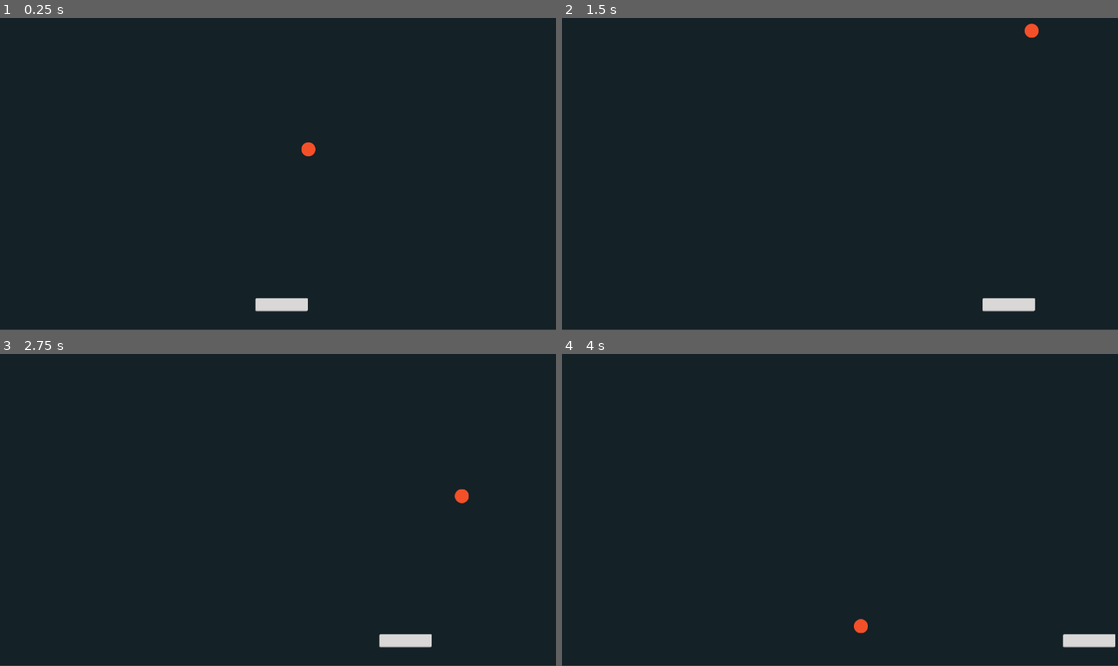
Above: before the commit, frames 1-4 (two rows, left to right).
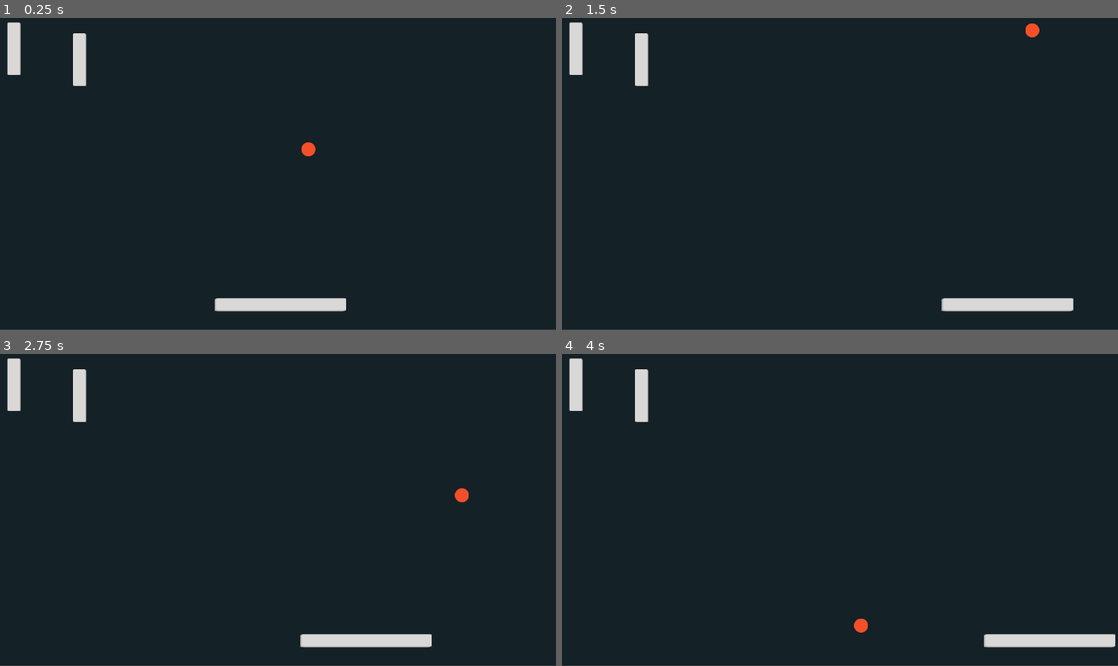
Above: after the commit, the same moments.

Repository: tildesarecool/Godot-breakout-from-scratch
Game: Godot game, scene res://Level/Level.tscn
The game is run twice, just before and just after one commit, with the same random seed, the same clock (stepped at 60 frames per second) and the same inputs.
Inputs:
- Up to frame 1 (0.25 s): no input
- Up to frame 2 (1.5 s): tap Enter (ui_accept) at 0.5, 0.77 s; hold Right (ui_right) from 0.53 s (still down)
- Up to frame 3 (2.75 s): tap Enter (ui_accept) at 1.52 s; release Right (ui_right) at 2.03 s; hold Left (ui_left) from 2.03 s (still down)
- Up to frame 4 (4 s): release Left (ui_left) at 2.78 s; hold Right (ui_right) from 2.78 s (still down); tap Enter (ui_accept) at 3.02, 3.77 s

The runs differ from the first frame. In frame 1, 1.5% of the frame differs, in the area x 1-63%, y 1-95%; in frame 2, 1.5%, in the area x 1-92%, y 1-95%; in frame 3, 1.5%; in frame 4, 1.5%.
Error after the commit: Invalid access to property or key 'BlockOneSprite' on a base object of type 'CharacterBody2D (block.gd)'. (res://Block/block.gd:7)

Commit message:
I was trying to figure out how to create blocks programatically but duplicating the first one. But I haven't figured it out yet.

Diff:
--- a/Ball/Ball.tscn
+++ b/Ball/Ball.tscn
@@ -36,7 +36,7 @@
 [sub_resource type="CircleShape2D" id="CircleShape2D_03jaa"]
 radius = 16.0
 
-[node name="Ball" type="CharacterBody2D"]
+[node name="Ball" type="CharacterBody2D" groups=["BallGroup"]]
 script = SubResource("GDScript_vi35b")
 metadata/_edit_group_ = true
 
--- /dev/null
+++ b/Block/block.gd
@@ -0,0 +1,64 @@
+extends CharacterBody2D
+
+
+func _ready():
+	#var BlockGroup =
+	add_to_group('Blocks') # self.new()
+	self.add_to_group(self.BlockOneSprite)
+	self.add_to_group(self.BlockOneCollision)
+	#var vShowGrp = get_tree().get_nodes_in_group("Blocks")
+
+	pass
+	##self.BlockOneSprite.rotation_degrees = 90
+	##var oSetRotationCol = self.get_node("BlockOneCollision")
+	## var oSetRotationSpr = self.get_node("BlockOneSprite")
+
+	## ## ## ## ## ## ## ## ## ## ## ## ## ## ## ## ## ## ## ## ##
+	## var oSetRotationSpr = self.get_node("Sprite2D2")
+	## var oSetRotationCol = self.get_node("CollisionShape2D2")
+	## oSetRotationSpr.rotation_degrees = 90
+	## oSetRotationCol.rotation_degrees = 90
+	## oSetRotationCol.position.y = 200
+	## oSetRotationCol.position.x = 650
+	## oSetRotationSpr.position.y = 200
+	## oSetRotationSpr.position.x = 650
+	## ## ## ## ## ## ## ## ## ## ## ## ## ## ## ## ## ## ## ## ##
+
+func fnDuplicate_Blocks():
+	#get_tree().call_group('BallGroup', 'stop_ball')
+	#$BallGroup.
+	#self.duplicate(self.BlockOneSprite)
+	var i = self.get_node("BlockOneSprite")
+	var x = duplicate(i)
+
+	self.add_child(x)
+	x.name = "oBlockTwo"
+	x.add_to_group("Blocks")
+	x.position.y = 200
+
+	pass
+
+
+
+
+
+
+
+
+
+
+
+
+
+
+	##get_tree().call_group('BallGroup', 'restart_ball')
+
+
+	##self.rotation_degrees = 90
+	##self.position.y = 300
+	##self.position.x = 650
+	##self.visible = false
+	## self.scale.y = 2.5 # for some reason y  makes the paddle wider. not sure why
+
+
+	## self.visible = false
--- /dev/null
+++ b/Block/block.tscn
@@ -0,0 +1,29 @@
+[gd_scene load_steps=4 format=3 uid="uid://t7re7iamyp1r"]
+
+[ext_resource type="Script" path="res://Block/block.gd" id="1_wxrj2"]
+[ext_resource type="Texture2D" uid="uid://dp5mroa4ioy6l" path="res://Assets/Paddle.png" id="2_3da8j"]
+
+[sub_resource type="RectangleShape2D" id="RectangleShape2D_ilmxq"]
+size = Vector2(31, 120)
+
+[node name="Block" type="CharacterBody2D"]
+position = Vector2(90, 76)
+script = ExtResource("1_wxrj2")
+
+[node name="BlockOneSprite" type="Sprite2D" parent="."]
+texture = ExtResource("2_3da8j")
+metadata/_edit_group_ = true
+
+[node name="Sprite2D2" type="Sprite2D" parent="."]
+position = Vector2(151, 25)
+texture = ExtResource("2_3da8j")
+metadata/_edit_group_ = true
+
+[node name="BlockOneCollision" type="CollisionShape2D" parent="."]
+shape = SubResource("RectangleShape2D_ilmxq")
+metadata/_edit_group_ = true
+
+[node name="CollisionShape2D2" type="CollisionShape2D" parent="."]
+position = Vector2(151, 25)
+shape = SubResource("RectangleShape2D_ilmxq")
+metadata/_edit_group_ = true
--- a/Level/Level.gd
+++ b/Level/Level.gd
@@ -19,12 +19,11 @@
 
 
 
-
-
 func reset_ball():
 	$Ball.position = Vector2(640,360)
 	get_tree().call_group('BallGroup', 'restart_ball')
-	$Player.position.x = 650 # pixels from left sid eof screen
+	##get_tree().call_group('Blocks', 'fnDuplicate_Blocks')
+	$Player.position.x = 650 # pixels from left side of screen
 	##$Opponent.position.x = 1280 - 35 # pixels from left sid eof screen
 
 
--- a/Level/Level.tscn
+++ b/Level/Level.tscn
@@ -1,9 +1,10 @@
-[gd_scene load_steps=8 format=3 uid="uid://c22esiae48yo6"]
+[gd_scene load_steps=9 format=3 uid="uid://c22esiae48yo6"]
 
 [ext_resource type="PackedScene" uid="uid://mnni68mmsqid" path="res://Player/Player.tscn" id="1_1bxnf"]
 [ext_resource type="Script" path="res://Level/Level.gd" id="1_e80mm"]
 [ext_resource type="PackedScene" uid="uid://cophn1yd2h8x1" path="res://Ball/ball.tscn" id="2_2do2n"]
 [ext_resource type="Script" path="res://Ball/Ball.gd" id="4_a45ec"]
+[ext_resource type="PackedScene" uid="uid://t7re7iamyp1r" path="res://Block/block.tscn" id="5_qdrdh"]
 
 [sub_resource type="RectangleShape2D" id="1"]
 size = Vector2(1280, 8)
@@ -26,7 +27,7 @@
 [node name="Player" parent="." instance=ExtResource("1_1bxnf")]
 
 [node name="WallTop" type="StaticBody2D" parent="."]
-position = Vector2(4, -1)
+position = Vector2(3, -2)
 metadata/_edit_group_ = true
 
 [node name="CollisionShape2D" type="CollisionShape2D" parent="WallTop"]
@@ -62,4 +63,7 @@
 shape = SubResource("RectangleShape2D_1gmos")
 metadata/_edit_group_ = true
 
+[node name="Block" parent="." instance=ExtResource("5_qdrdh")]
+position = Vector2(33, 73)
+
 [connection signal="body_entered" from="WallBottom" to="." method="_on_wall_bottom_body_entered"]
--- a/Player/Player.gd
+++ b/Player/Player.gd
@@ -8,6 +8,9 @@
 
 	self.position.y = 700
 	self.position.x = 650
+	self.scale.y = 2.5 # for some reason y  makes the paddle wider. not sure why
+	## self.scale.x = 1 # if i make x-axis 1 with y as 2.5 it seems like a normal size.
+	## so just use y to stretch the paddle.
 	#var player = get_node("Sprite2D")
 	#get_node("Sprite2D")
 	#player.rotation.x = 770
